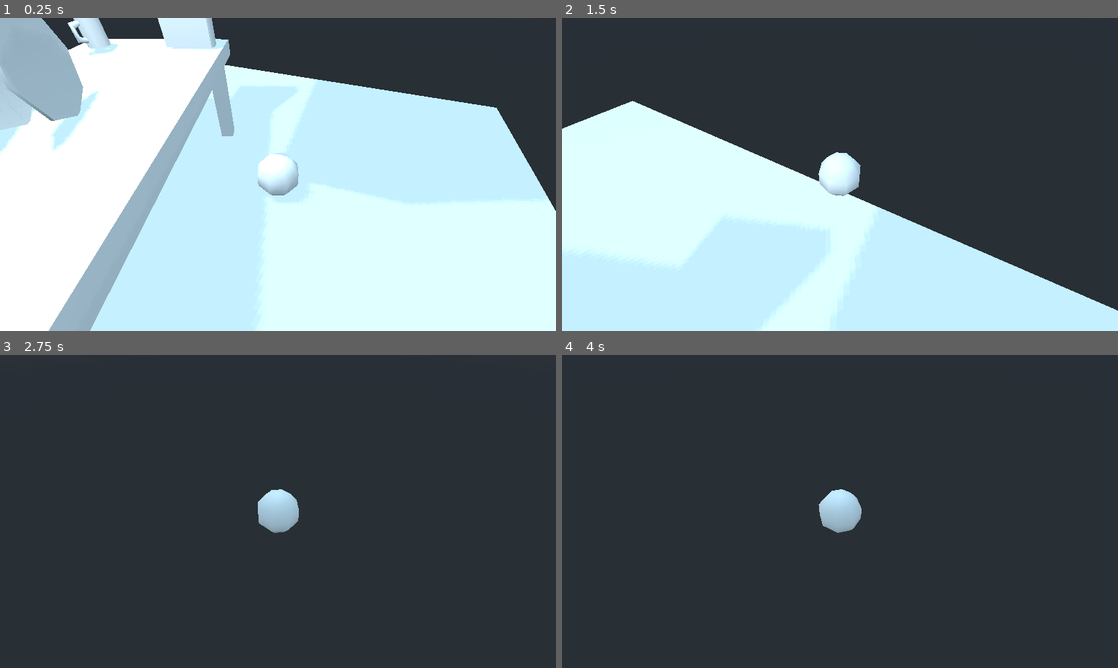
Above: before the commit, frames 1-4 (two rows, left to right).
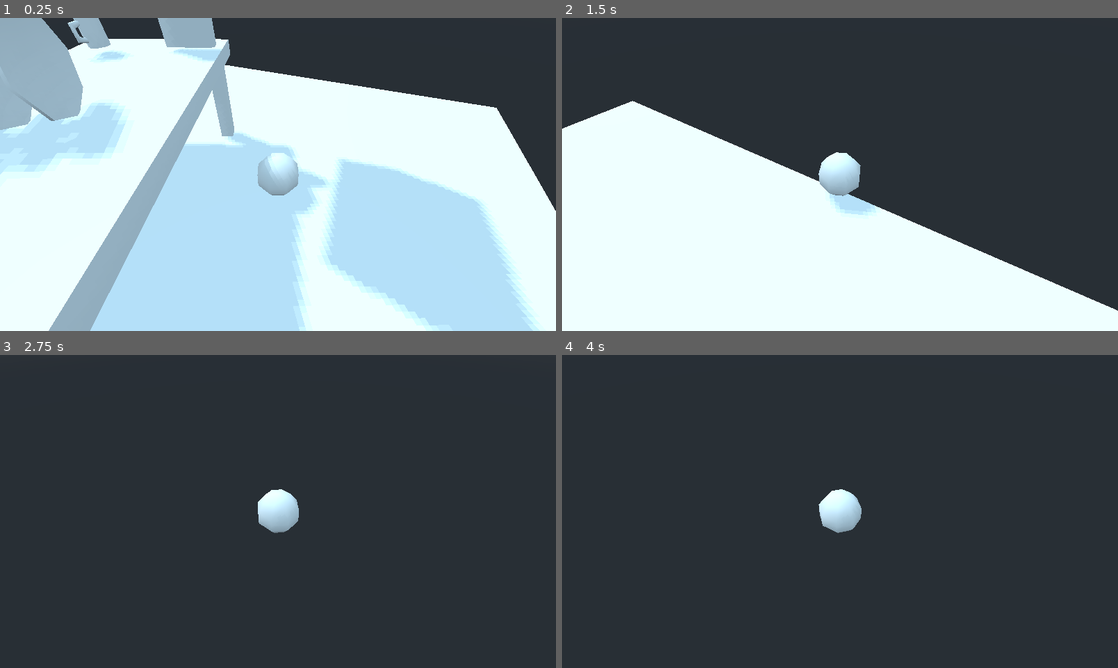
Above: after the commit, the same moments.

Repository: lethiandev/piper-the-cat
Game: Godot game, scene res://stages/playground/playground.tscn
The game is run twice, just before and just after one commit, with the same random seed, the same clock (stepped at 60 frames per second) and the same inputs.
Inputs (mouse positions are in pixels of both pictures, inside the frame that each line leads up to):
- Up to frame 1 (0.25 s): no input
- Up to frame 2 (1.5 s): tap Enter (ui_accept) at 0.5, 0.77 s; move the mouse to (867, 174) at 0.52 s; hold W (move_forward) from 0.53 s (still down); move the mouse to (812, 174) at 1.27 s
- Up to frame 3 (2.75 s): keep holding W (move_forward); tap Enter (ui_accept) at 1.52 s; move the mouse to (289, 505) at 2.02 s
- Up to frame 4 (4 s): keep holding W (move_forward); tap Enter (ui_accept) at 2.75, 3.02, 3.5, 3.77 s; move the mouse to (834, 517) at 2.77 s; move the mouse to (878, 514) at 3.52 s

The runs differ from the first frame. In frame 1, 34% of the frame differs, in the area x 0-99%, y 0-100%; in frame 2, 25%; in frame 3, 0.4%; in frame 4, 0.4%.

Commit message:
Fix directonal light parameters

Diff:
--- a/src/stages/playground/playground.tscn
+++ b/src/stages/playground/playground.tscn
@@ -35,14 +35,14 @@
 environment = SubResource( 2 )
 
 [node name="DirectionalLight" type="DirectionalLight" parent="."]
-transform = Transform( 0.707107, 0.353553, -0.612373, 0, 0.866025, 0.5, 0.707107, -0.353553, 0.612372, 0, 2, 0 )
-light_energy = 0.1
-
-[node name="OmniLight" type="OmniLight" parent="."]
-transform = Transform( 1, 0, 0, 0, 1, 0, 0, 0, 1, 0, 4.00477, 0 )
-light_energy = 0.5
+transform = Transform( 0.52435, 0.843196, -0.118648, -0.474402, 0.404994, 0.781615, 0.707107, -0.353553, 0.612373, 0, 4, 0 )
+light_energy = 0.25
 shadow_enabled = true
-omni_range = 12.9149
+directional_shadow_split_1 = 0.2
+directional_shadow_split_2 = 0.4
+directional_shadow_split_3 = 0.6
+directional_shadow_normal_bias = 0.2
+directional_shadow_max_distance = 25.0
 
 [node name="Kitchen" type="Spatial" parent="."]
 
